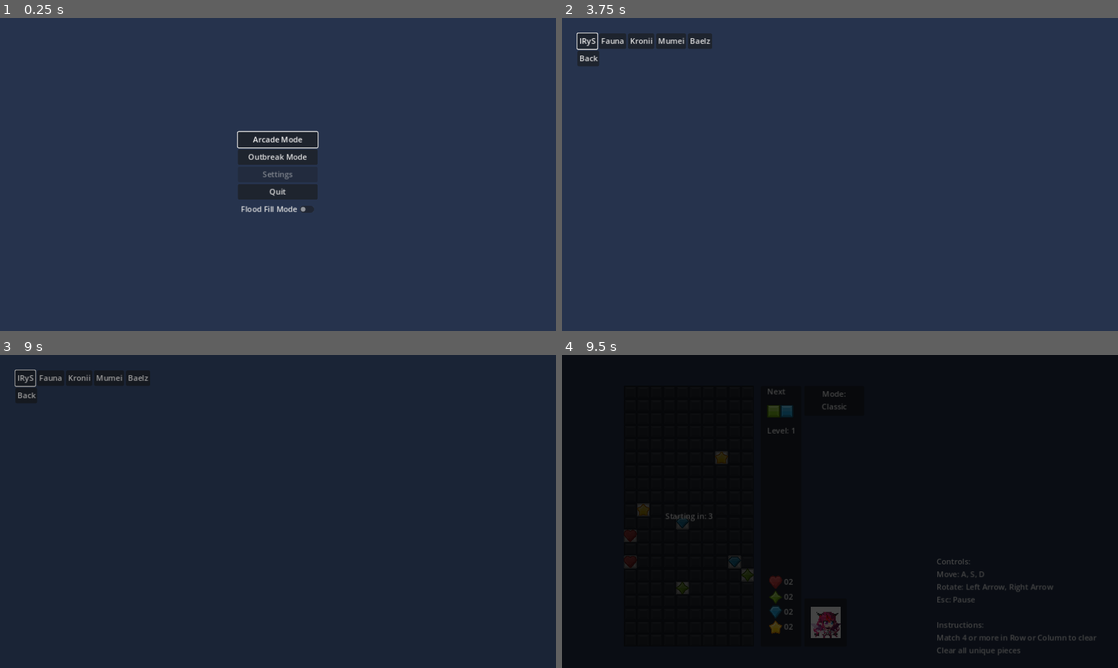
Above: before the commit, frames 1-4 (two rows, left to right).
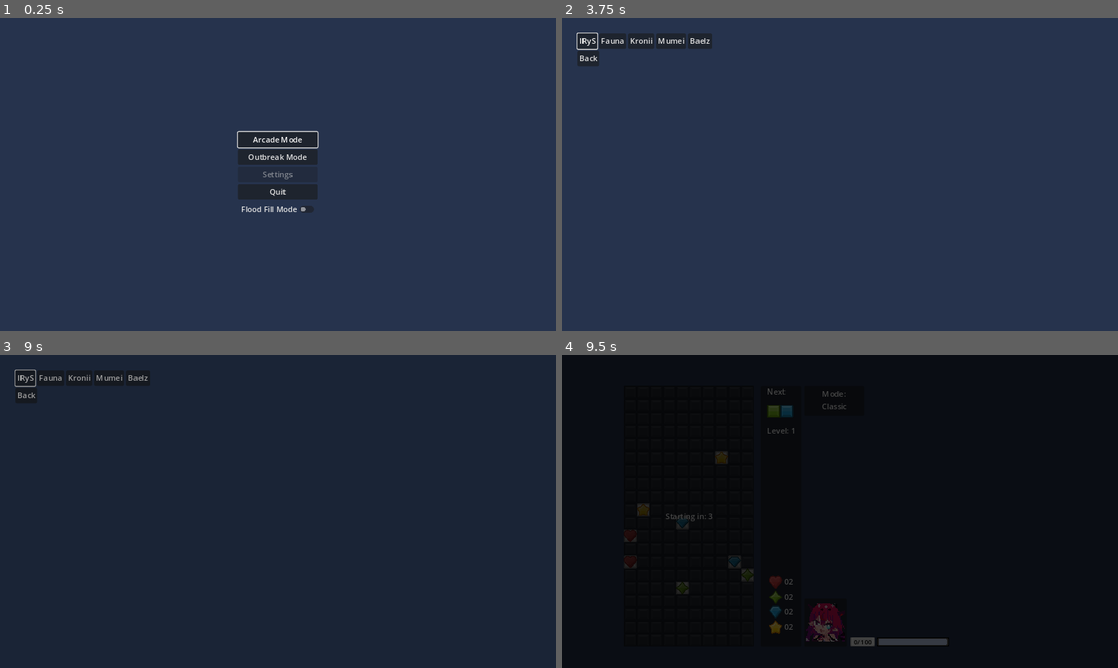
Above: after the commit, the same moments.

Repository: Akaihana/PuzzleProject
Game: Godot game, scene res://Scenes/Menus/main_menu.tscn
The game is run twice, just before and just after one commit, with the same random seed, the same clock (stepped at 60 frames per second) and the same inputs.
Inputs:
- Up to frame 1 (0.25 s): no input
- Up to frame 2 (3.75 s): click "Arcade Mode" at 0.5 s; click "Arcade Mode" at 1.25 s; click "Outbreak Mode" at 2 s; click "Flood Fill Mode" at 2.75 s; tap Enter at 3.5 s; hold Right (rotate_right) from 3.53 s (still down); tap Z (ability1) at 3.6 s
- Up to frame 3 (9 s): release Right (rotate_right) at 4.25 s; click "Back" at 4.25 s; click "IRyS" at 5 s; click "Fauna" at 5.75 s; click "Kronii" at 6.5 s; click "Mumei" at 7.25 s; click "Baelz" at 8 s; tap Space at 8.75 s; hold S (down) from 8.78 s (still down); tap X (ability2) at 8.85 s
- Up to frame 4 (9.5 s): keep holding S (down)

The runs differ from the first frame. In frame 1, 0.3% of the frame differs, in the area x 43-56%, y 37-62%; in frame 2, 0.1%; in frame 3, 0.1%; in frame 4, 1.4%, in the area x 21-97%, y 10-96%.

Commit message:
Fixes to rotation
Changed portraits
Fixed Rotation Issues
Fixed Flood Fill Button Mode Issue

Diff:
--- a/Scenes/Characters/character_baelz.tscn
+++ b/Scenes/Characters/character_baelz.tscn
@@ -2,13 +2,13 @@
 
 [ext_resource type="PackedScene" uid="uid://fif8a6ixo5aa" path="res://Scenes/Characters/character_base.tscn" id="1_52n8j"]
 [ext_resource type="Script" path="res://Scripts/Character Scripts/character_baelz.gd" id="2_1sfbk"]
-[ext_resource type="Texture2D" uid="uid://cnjyuvv7n6f82" path="res://Assets/Sprites/Characters/Hakos_Baelz_IdleAnim.png" id="2_jbcey"]
+[ext_resource type="Texture2D" uid="uid://5u3lcwcb2dv1" path="res://Assets/Sprites/Characters/Baelz.png" id="3_twnyg"]
 
 [node name="CharacterBaelz" instance=ExtResource("1_52n8j")]
 script = ExtResource("2_1sfbk")
 
 [node name="Sprite2D" parent="." index="0"]
-texture = ExtResource("2_jbcey")
+texture = ExtResource("3_twnyg")
 
 [node name="CharacterControllerComponent" parent="." index="1" node_paths=PackedStringArray("actor")]
 actor = NodePath("..")
--- a/Scenes/Characters/character_base.tscn
+++ b/Scenes/Characters/character_base.tscn
@@ -5,6 +5,7 @@
 [node name="CharacterBase" type="Node2D"]
 
 [node name="Sprite2D" type="Sprite2D" parent="."]
+scale = Vector2(2, 2)
 
 [node name="CharacterControllerComponent" type="Node" parent="."]
 script = ExtResource("1_o8cmt")
--- a/Scenes/Characters/character_fuana.tscn
+++ b/Scenes/Characters/character_fuana.tscn
@@ -1,14 +1,14 @@
 [gd_scene load_steps=4 format=3 uid="uid://os50rpy65q80"]
 
 [ext_resource type="PackedScene" uid="uid://fif8a6ixo5aa" path="res://Scenes/Characters/character_base.tscn" id="1_r6v61"]
-[ext_resource type="Texture2D" uid="uid://cqa1njadhgajj" path="res://Assets/Sprites/Characters/Ceres_Fauna_IdleAnim.png" id="2_0ny1f"]
 [ext_resource type="Script" path="res://Scripts/Character Scripts/character_fuana.gd" id="2_njlug"]
+[ext_resource type="Texture2D" uid="uid://tx5saynwvgyt" path="res://Assets/Sprites/Characters/Fauna.png" id="3_eexie"]
 
 [node name="CharacterFuana" instance=ExtResource("1_r6v61")]
 script = ExtResource("2_njlug")
 
 [node name="Sprite2D" parent="." index="0"]
-texture = ExtResource("2_0ny1f")
+texture = ExtResource("3_eexie")
 
 [node name="CharacterControllerComponent" parent="." index="1" node_paths=PackedStringArray("actor")]
 actor = NodePath("..")
--- a/Scenes/Characters/character_irys.tscn
+++ b/Scenes/Characters/character_irys.tscn
@@ -2,13 +2,13 @@
 
 [ext_resource type="PackedScene" uid="uid://fif8a6ixo5aa" path="res://Scenes/Characters/character_base.tscn" id="1_g0aj3"]
 [ext_resource type="Script" path="res://Scripts/Character Scripts/character_irys.gd" id="2_o78h3"]
-[ext_resource type="Texture2D" uid="uid://cfn2oq3h6ji5o" path="res://Assets/Sprites/Characters/IRyS_IdleAnim.png" id="2_tp74k"]
+[ext_resource type="Texture2D" uid="uid://li2q2guuoitq" path="res://Assets/Sprites/Characters/IRyS.png" id="3_pekm2"]
 
 [node name="CharacterIRyS" instance=ExtResource("1_g0aj3")]
 script = ExtResource("2_o78h3")
 
 [node name="Sprite2D" parent="." index="0"]
-texture = ExtResource("2_tp74k")
+texture = ExtResource("3_pekm2")
 
 [node name="CharacterControllerComponent" parent="." index="1" node_paths=PackedStringArray("actor")]
 actor = NodePath("..")
--- a/Scenes/Characters/character_kronii.tscn
+++ b/Scenes/Characters/character_kronii.tscn
@@ -2,13 +2,13 @@
 
 [ext_resource type="PackedScene" uid="uid://fif8a6ixo5aa" path="res://Scenes/Characters/character_base.tscn" id="1_okvjp"]
 [ext_resource type="Script" path="res://Scripts/Character Scripts/character_kronii.gd" id="2_61y2o"]
-[ext_resource type="Texture2D" uid="uid://bhfp6b03a080k" path="res://Assets/Sprites/Characters/Ouro_Kronii_IdleAnim.png" id="2_grfcb"]
+[ext_resource type="Texture2D" uid="uid://dd3gjwdfvix27" path="res://Assets/Sprites/Characters/Kronii.png" id="3_def8n"]
 
 [node name="CharacterKronii" instance=ExtResource("1_okvjp")]
 script = ExtResource("2_61y2o")
 
 [node name="Sprite2D" parent="." index="0"]
-texture = ExtResource("2_grfcb")
+texture = ExtResource("3_def8n")
 
 [node name="CharacterControllerComponent" parent="." index="1" node_paths=PackedStringArray("actor")]
 actor = NodePath("..")
--- a/Scenes/Characters/character_mumei.tscn
+++ b/Scenes/Characters/character_mumei.tscn
@@ -1,14 +1,14 @@
 [gd_scene load_steps=4 format=3 uid="uid://dmoiqlyw5j4oy"]
 
 [ext_resource type="PackedScene" uid="uid://fif8a6ixo5aa" path="res://Scenes/Characters/character_base.tscn" id="1_iuj6i"]
-[ext_resource type="Texture2D" uid="uid://yvwhrcqa11df" path="res://Assets/Sprites/Characters/Nanashi_Mumei_IdleAnim.png" id="2_ivqbx"]
 [ext_resource type="Script" path="res://Scripts/Character Scripts/character_mumei.gd" id="2_x5xy0"]
+[ext_resource type="Texture2D" uid="uid://3gk1j8vvyhks" path="res://Assets/Sprites/Characters/Mumei.png" id="3_rfmf4"]
 
 [node name="CharacterMumei" instance=ExtResource("1_iuj6i")]
 script = ExtResource("2_x5xy0")
 
 [node name="Sprite2D" parent="." index="0"]
-texture = ExtResource("2_ivqbx")
+texture = ExtResource("3_rfmf4")
 
 [node name="CharacterControllerComponent" parent="." index="1" node_paths=PackedStringArray("actor")]
 actor = NodePath("..")
--- /dev/null
+++ b/Scenes/bar_display.tscn
@@ -0,0 +1,36 @@
+[gd_scene load_steps=5 format=3 uid="uid://1b2n21o7ieft"]
+
+[ext_resource type="Texture2D" uid="uid://cy3ox6yv3no22" path="res://Assets/Sprites/UI/grey_button07.png" id="1_onun5"]
+[ext_resource type="Texture2D" uid="uid://pvjpd0hbnd06" path="res://Assets/Sprites/UI/ProgressBack.png" id="1_xjby2"]
+[ext_resource type="Texture2D" uid="uid://bksfm8vq8xxi" path="res://Assets/Sprites/UI/ProgressBorder.png" id="2_psppl"]
+[ext_resource type="Texture2D" uid="uid://b8nvsdesofgp2" path="res://Assets/Sprites/UI/ProgressBar.png" id="3_ferpi"]
+
+[node name="BarDisplay" type="HBoxContainer"]
+custom_minimum_size = Vector2(0, 20)
+offset_right = 176.0
+offset_bottom = 20.0
+
+[node name="TextureRect" type="TextureRect" parent="."]
+custom_minimum_size = Vector2(50, 20)
+layout_mode = 2
+texture = ExtResource("1_onun5")
+expand_mode = 1
+
+[node name="Label" type="Label" parent="TextureRect"]
+layout_mode = 1
+anchors_preset = 15
+anchor_right = 1.0
+anchor_bottom = 1.0
+grow_horizontal = 2
+grow_vertical = 2
+theme_override_colors/font_color = Color(0, 0, 0, 1)
+theme_override_font_sizes/font_size = 14
+text = "0/100"
+horizontal_alignment = 1
+vertical_alignment = 1
+
+[node name="ProgressBar" type="TextureProgressBar" parent="."]
+layout_mode = 2
+texture_under = ExtResource("1_xjby2")
+texture_over = ExtResource("2_psppl")
+texture_progress = ExtResource("3_ferpi")
--- a/Scenes/info_display.tscn
+++ b/Scenes/info_display.tscn
@@ -6,6 +6,7 @@
 [ext_resource type="Texture2D" uid="uid://du4le6qwosv3" path="res://Assets/Sprites/Viruses/tileGreen_44.png" id="2_1jukm"]
 [ext_resource type="Texture2D" uid="uid://badjsqbg8vnrm" path="res://Assets/Sprites/Viruses/tileBlue_46.png" id="3_cypet"]
 [ext_resource type="Texture2D" uid="uid://dgyxa643sc3vu" path="res://Assets/Sprites/Viruses/tileYellow_45.png" id="4_mx605"]
+[ext_resource type="PackedScene" uid="uid://1b2n21o7ieft" path="res://Scenes/bar_display.tscn" id="7_s7d8c"]
 
 [node name="InfoDisplay" type="Panel"]
 custom_minimum_size = Vector2(84, 540)
@@ -214,3 +215,10 @@
 [node name="CharacterLocation" type="Marker2D" parent="CharacterPanel/CenterContainer"]
 unique_name_in_owner = true
 position = Vector2(44, 50)
+
+[node name="BarDisplay" parent="." instance=ExtResource("7_s7d8c")]
+layout_mode = 0
+offset_left = 186.0
+offset_top = 520.0
+offset_right = 336.0
+offset_bottom = 540.0
--- a/Scenes/main.tscn
+++ b/Scenes/main.tscn
@@ -70,20 +70,6 @@
 
 [node name="ReadyScreen" parent="CanvasLayer" instance=ExtResource("4_rbu1x")]
 script = ExtResource("5_mlb83")
-
-[node name="TempInstructions" type="Label" parent="CanvasLayer"]
-offset_left = 776.0
-offset_top = 416.0
-offset_right = 1113.0
-offset_bottom = 624.0
-text = "Controls:
-Move: A, S, D
-Rotate: Left Arrow, Right Arrow
-Esc: Pause
-
-Instructions:
-Match 4 or more in Row or Column to clear
-Clear all unique pieces"
 
 [node name="Grid" type="Node2D" parent="."]
 position = Vector2(128, 64)
--- a/Scripts/gem_container.gd
+++ b/Scripts/gem_container.gd
@@ -9,6 +9,7 @@
 	"max_y": 540
 }
 
+var rotation_index: int = 0
 var grid_offset_x: float
 var grid_offset_y: float
 var is_next_gem: bool
@@ -152,11 +153,15 @@
 
 
 func rotate_gems(direction: int) -> void:
+	var original_rotation_index = rotation_index
 	apply_rotation(direction)
-	test_wall_kicks()
-
-
-func test_wall_kicks() -> bool:
+	rotation_index = wrap(rotation_index + direction, 0, 4)
+	if not test_wall_kicks(rotation_index, direction):
+		rotation_index = original_rotation_index
+		apply_rotation(-direction)
+
+
+func test_wall_kicks(rotation_index: int, rotation_direction: int) -> bool:
 	for i in wall_kicks.size():
 		var translation = wall_kicks[i]
 		if move(translation):
--- a/Scripts/main_menu.gd
+++ b/Scripts/main_menu.gd
@@ -1,11 +1,12 @@
 extends CanvasLayer
 
 @onready var arcade_mode_button: Button = %ArcadeModeButton
-
+@onready var flood_fill_mode_toggle: CheckButton = $Container/VBoxContainer/FloodFillModeToggle
 
 func _ready() -> void:
 	get_tree().get_root().set_disable_input(false)
 	arcade_mode_button.grab_focus()
+	flood_fill_mode_toggle.button_pressed = Shared.is_flood_fill_mode
 
 
 func _on_arcade_mode_button_pressed() -> void:
--- a/project.godot
+++ b/project.godot
@@ -97,4 +97,5 @@
 
 [rendering]
 
+textures/canvas_textures/default_texture_filter=0
 environment/defaults/default_clear_color=Color(0.14902, 0.2, 0.301961, 1)
Binary file added: Assets/Sprites/Characters/Baelz.png
Not shown, added: Assets/Sprites/Characters/Baelz.png.import
Binary file removed: Assets/Sprites/Characters/Ceres_Fauna_IdleAnim.png
Binary file added: Assets/Sprites/Characters/Fauna.png
Not shown, changed: Assets/Sprites/Characters/Fauna.png.import
Binary file removed: Assets/Sprites/Characters/Hakos_Baelz_IdleAnim.png
Binary file added: Assets/Sprites/Characters/IRyS.png
Not shown, changed: Assets/Sprites/Characters/IRyS.png.import
Binary file removed: Assets/Sprites/Characters/IRyS_IdleAnim.png
Binary file added: Assets/Sprites/Characters/Kronii.png
Not shown, added: Assets/Sprites/Characters/Kronii.png.import
Binary file added: Assets/Sprites/Characters/Mumei.png
(and 14 more such lines)
